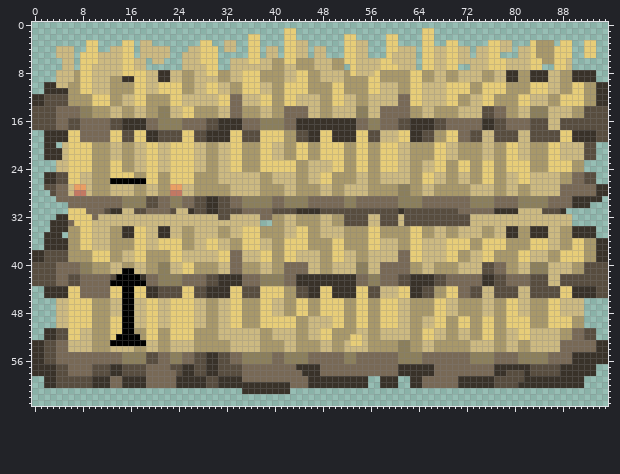
Pixel-art file, stored at Assets/0ART/Sprites/Aseprite Folders/PowerPlants.aseprite. The first picture shows the starting point.
96x64 pixels, 1 frame. Colours within 5 levels of each other are drawn and written as one.
After the commit:
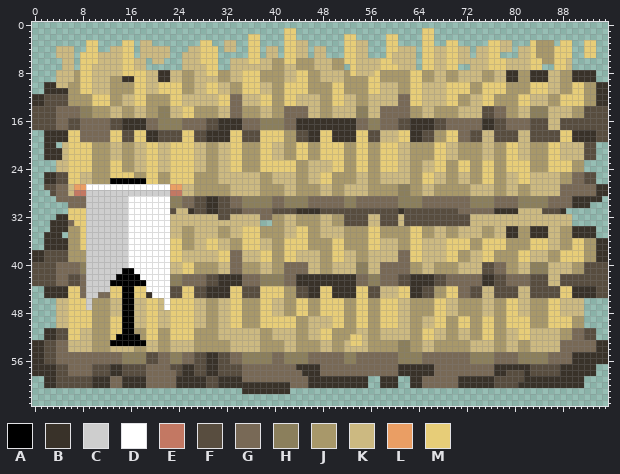
Palette (. is transparent): A #000000  B #393229  C #cecece  D #ffffff  E #c37863  F #584d3f  G #786956  H #8b7f5c  J #a8986a  K #ccb981  L #ea9e64  M #e7cd78
Edits made:
layer "Layer 4" now shown
Changed rows in their new state; - is an unchanged pixel.
Layer "Layer 4":
first column x 9:
27 DDDDDDDDDDDDDD
28 CCCCCCCCCCCCCC
29 CCCCCCCDDDDDDD
30 CCCCCCCDDDDDDD
31 CCCCCCCDDDDDDD
32 CCCCCCCDDDDDDD
33 CCCCCCCDDDDDDD
34 CCCCCCCDDDDDDD
35 CCCCCCCDDDDDDD
36 CCCCCCCDDDDDDD
37 CCCCCCCDDDDDDD
38 CCCCCCCDDDDDDD
39 CCCCCCCDDDDDDD
40 CCCCCCCDDDDDDD
41 CCCCCC--DDDDDD
42 CCCCC----DDDDD
43 CCCC------DDDD
44 CCCC------DDDD
45 CC---------DDD
46 C------------D
47 C------------D
